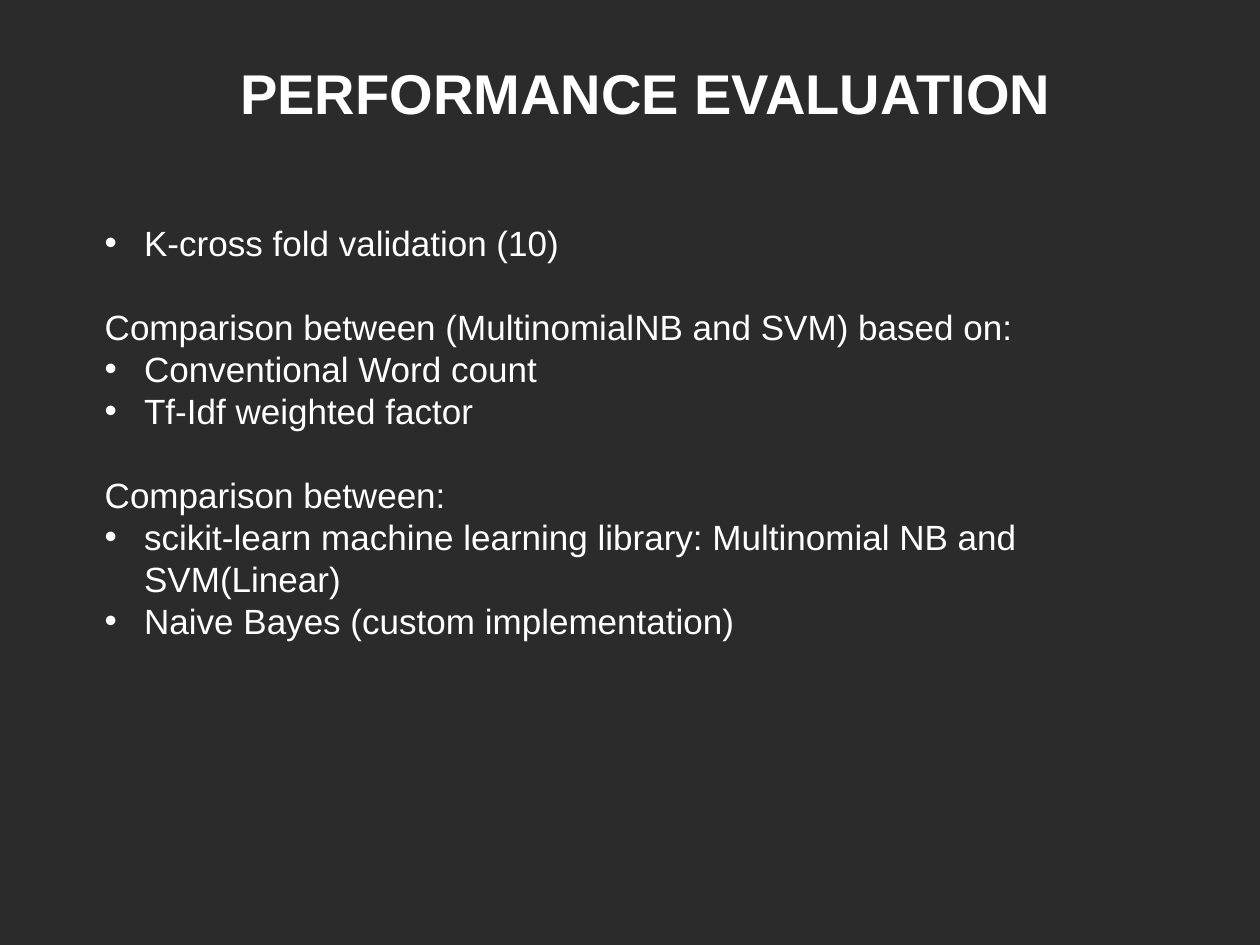
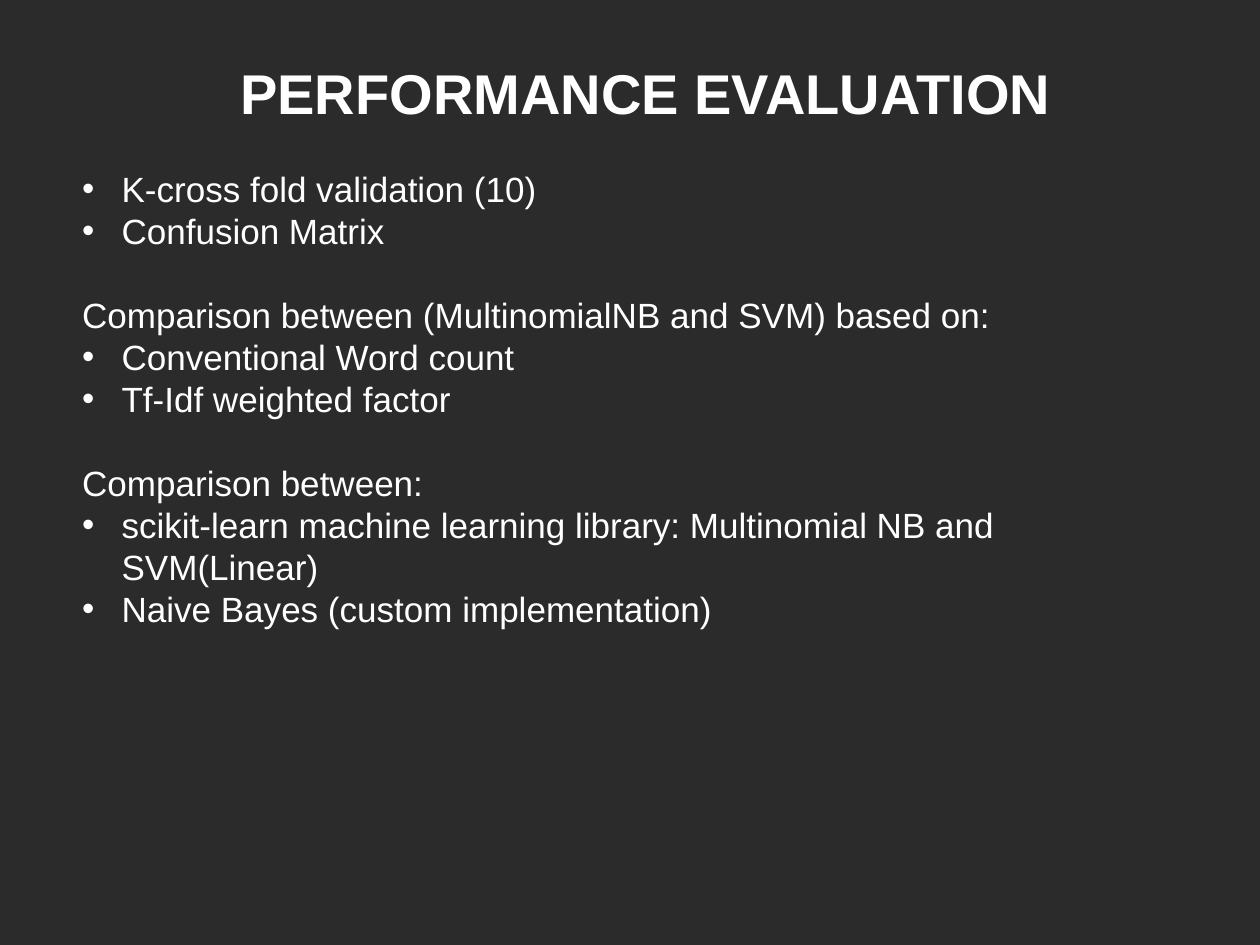
Before and after one commit to CS5100-Project-NEU/Popcorn-IMDB-reviews-Sentiment-Analysis-and-Emotion-Classification, a slide deck: slide 14 of Final Presentation.ppt (slide 13 before the commit). Drawn at 1260x945 pixels with LibreOffice and Linux fonts; fonts in the diff are those of the drawing; background and template pictures are left out; a plain dark background stands for a picture behind light text. Boxes give left, top, right and bottom in pixels: in the first picture for what was removed or moved away, otherwise in the second. Text is boxed around its words. In the diff, an @@ line names an element or a change of style, - is before the commit and + after.

```diff
--- a/Final Presentation.ppt
+++ b/Final Presentation.ppt
@@ text "K-cross fold validation (10)": place and size @@
-text "K-cross fold validation (10)" at box(105, 230, 1016, 640)
+text "K-cross fold validation (10)" at box(82, 176, 993, 629)
@@ text at box(122, 218, 384, 245): paragraph added @@
+• Confusion Matrix
```
Also in this commit, not shown: 3 other slides changed, 4 slides added.
